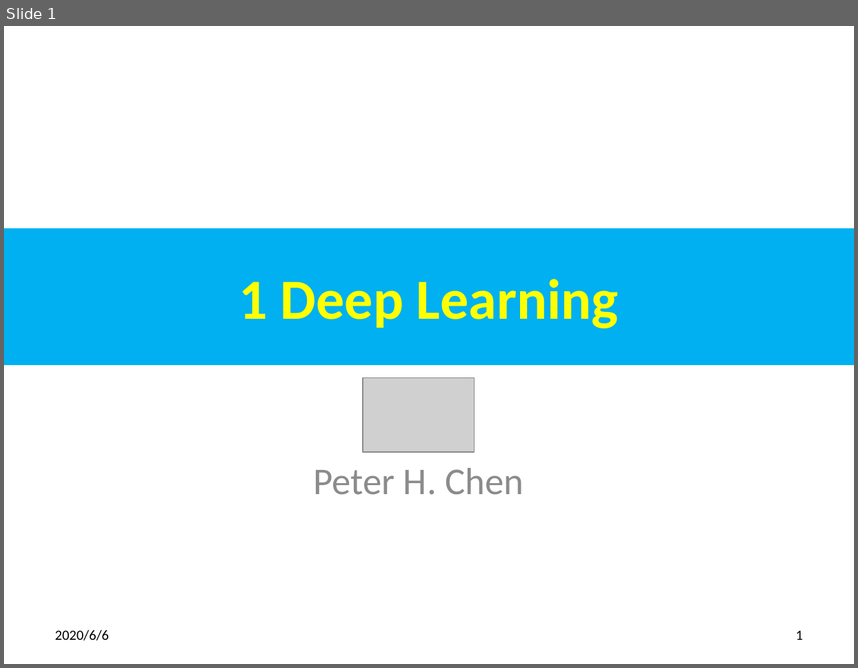
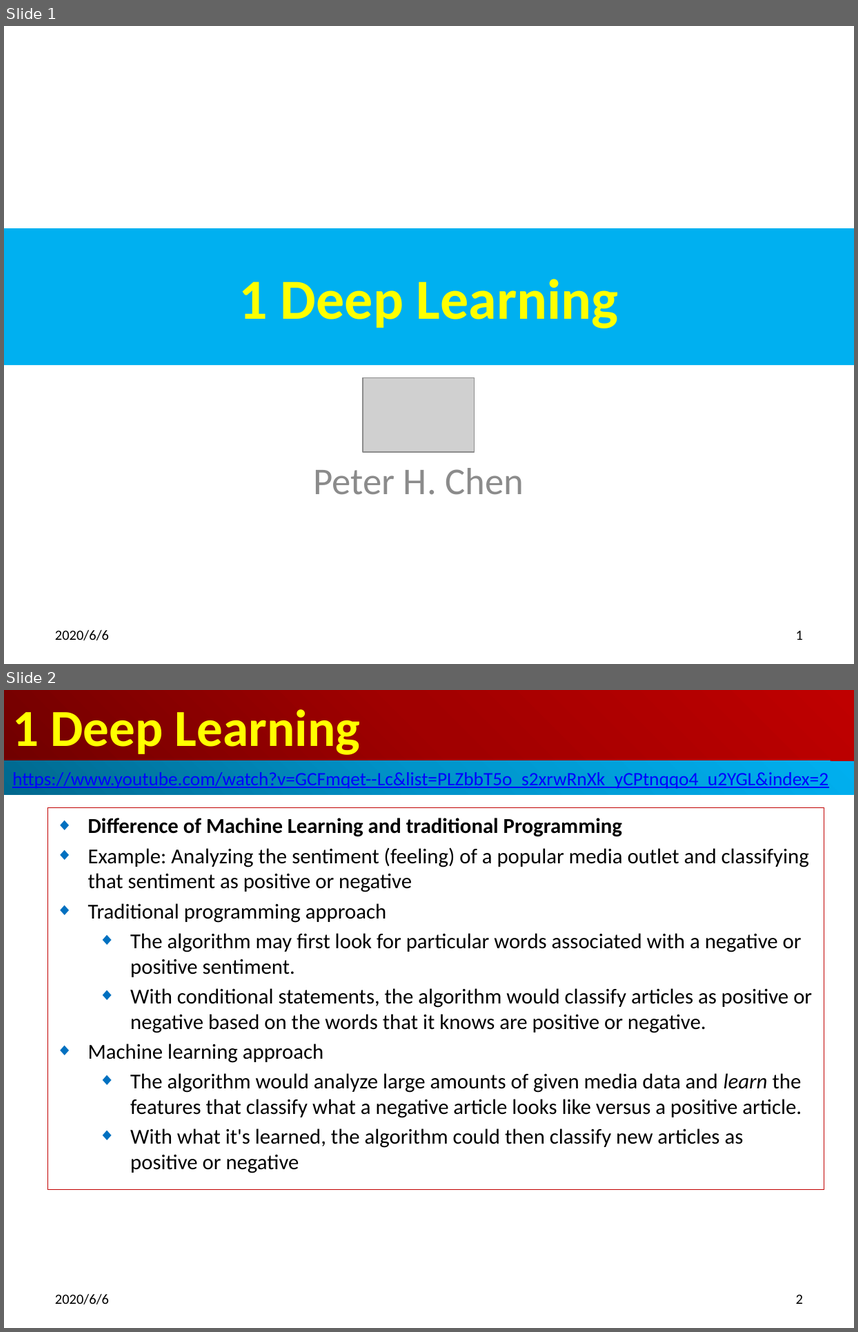
Before and after one commit to peterhchen/850_DeepLearningFundamental, a slide deck: 01_DeepLearning.pptx. Shown one above the other, each under a label of ours: slide 1 before the commit, slides 1 and 2 after it. The pictures are 858x668 and 858x1332 pixels, drawn with LibreOffice and Linux fonts; fonts in the diff are those of the drawing; grey boxes stand for pictures. Boxes give left, top, right and bottom in pixels: in the first picture for what was removed or moved away, otherwise in the second. Text is boxed around its words. In the diff, an @@ line names an element or a change of style, - is before the commit and + after.

```diff
--- a/01_DeepLearning.pptx
+++ b/01_DeepLearning.pptx
@@ slide 2 added at (x1=4, y1=690, x2=854, y2=1328), background #FFFFFF @@
@@ title added at (x1=4, y1=690, x2=854, y2=761), fill gradient #720000 to #A20000 to #C00000, 44 pt, text #FFFF00, bold @@
+1 Deep Learning
@@ rectangle added at (x1=4, y1=761, x2=854, y2=795), fill gradient #00688E to #0094CA to #00B0F0, 16 pt, text #0000FF, underline @@
+https://www.youtube.com/watch?v=GCFmqet--Lc&list=PLZbbT5o_s2xrwRnXk_yCPtnqqo4_u2YGL&index=2
@@ subtitle added at (x1=47, y1=808, x2=824, y2=1190), outline #C00000 0.75 pt, 18 pt, text #000000 @@
+◆ Difference of Machine Learning and traditional Programming
+◆ Example: Analyzing the sentiment (feeling) of a popular media outlet and classifying that sentiment as positive or negative
+◆ Traditional programming approach
+  ◆ The algorithm may first look for particular words associated with a negative or positive sentiment.
+  ◆ With conditional statements, the algorithm would classify articles as positive or negative based on the words that it knows are positive or negative.
+◆ Machine learning approach
+  ◆ The algorithm would analyze large amounts of given media data and learn the features that classify what a negative article looks like versus a positive article.
+  ◆ With what it's learned, the algorithm could then classify new articles as positive or negative
@@ text added at (x1=55, y1=1293, x2=109, y2=1304), 12 pt, text #000000 @@
+2020/6/6
@@ page number added at (x1=796, y1=1294, x2=803, y2=1303), 12 pt, text #000000 @@
+2
```
Also in this commit, not shown: 1 slide changed, 3 other slides added.
